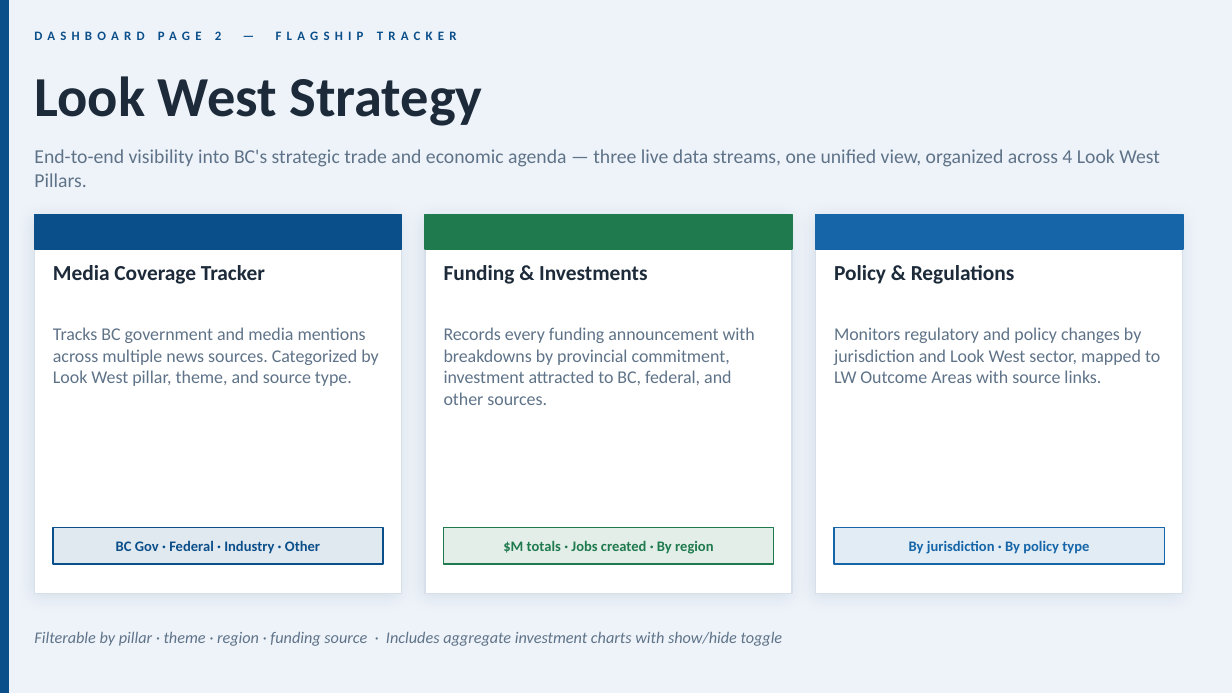
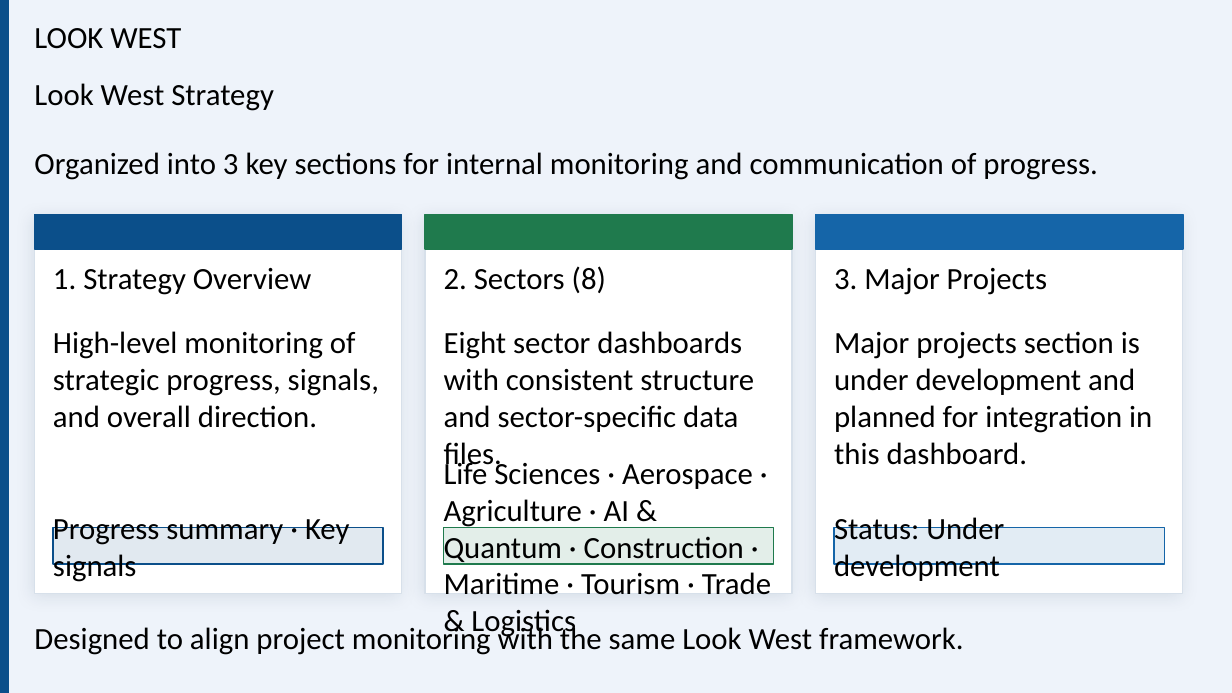
Before and after one commit to bcgov/BCLS, a slide deck: slide 4 of BC_Insights_Dashboard.pptx. Drawn at 1232x693 pixels with LibreOffice and Linux fonts; fonts in the diff are those of the drawing. Boxes give left, top, right and bottom in pixels: in the first picture for what was removed or moved away, otherwise in the second. Text is boxed around its words. In the diff, an @@ line names an element or a change of style, - is before the commit and + after.

```diff
--- a/BC_Insights_Dashboard.pptx
+++ b/BC_Insights_Dashboard.pptx
@@ text at box(34, 28, 181, 49): text changed; size 7.5 to 18 pt; text colour #0B4F8A to #000000; bold off @@
-DASHBOARD PAGE 2 — FLAGSHIP TRACKER
+LOOK WEST
@@ text "Look West Strategy" at box(34, 83, 274, 111): size 33 to 18 pt, text colour #1C2A39 to #000000, bold off @@
@@ text at box(34, 152, 1098, 180): text changed; size 11.5 to 18 pt; text colour #5F7388 to #000000 @@
-End-to-end visibility into BC's strategic trade and economic agenda — three live data streams, one unified view, organized across 4 Look West Pillars.
+Organized into 3 key sections for internal monitoring and communication of progress.
@@ text at box(53, 268, 311, 295): text changed; size 12.5 to 18 pt; text colour #1C2A39 to #000000; bold off @@
-Media Coverage Tracker
+1. Strategy Overview
@@ text at box(444, 266, 606, 293): text changed; size 12.5 to 18 pt; text colour #1C2A39 to #000000; bold off @@
-Funding & Investments
+2. Sectors (8)
@@ text at box(834, 268, 1047, 295): text changed; size 12.5 to 18 pt; text colour #1C2A39 to #000000; bold off @@
-Policy & Regulations
+3. Major Projects
@@ text at box(53, 331, 379, 428): text changed; size 10.5 to 18 pt; text colour #5F7388 to #000000 @@
-Tracks BC government and media mentions across multiple news sources. Categorized by Look West pillar, theme, and source type.
+High-level monitoring of strategic progress, signals, and overall direction.
@@ text at box(444, 331, 754, 472): text changed; size 10.5 to 18 pt; text colour #5F7388 to #000000 @@
-Records every funding announcement with breakdowns by provincial commitment, investment attracted to BC, federal, and other sources.
+Eight sector dashboards with consistent structure and sector-specific data files.
@@ text at box(834, 331, 1152, 465): text changed; size 10.5 to 18 pt; text colour #5F7388 to #000000 @@
-Monitors regulatory and policy changes by jurisdiction and Look West sector, mapped to LW Outcome Areas with source links.
+Major projects section is under development and planned for integration in this dashboard.
@@ text at box(444, 458, 771, 640): text changed; size 8.5 to 18 pt; text colour #1F7A4D to #000000; bold off @@
-$M totals · Jobs created · By region
+Life Sciences · Aerospace · Agriculture · AI & Quantum · Construction · Maritime · Tourism · Trade & Logistics
@@ text at box(53, 519, 349, 582): text changed; size 8.5 to 18 pt; text colour #0B4F8A to #000000; bold off @@
-BC Gov · Federal · Industry · Other
+Progress summary · Key signals
@@ text at box(834, 517, 1004, 581): text changed; size 8.5 to 18 pt; text colour #1565A8 to #000000; bold off @@
-By jurisdiction · By policy type
+Status: Under development
@@ text at box(34, 623, 963, 655): text changed; size 9.5 to 18 pt; text colour #5F7388 to #000000; italic off @@
-Filterable by pillar · theme · region · funding source · Includes aggregate investment charts with show/hide toggle
+Designed to align project monitoring with the same Look West framework.
```
Also in this commit, not shown: 5 other slides changed, 1 slide added, 1 slide removed, 1 other file.
